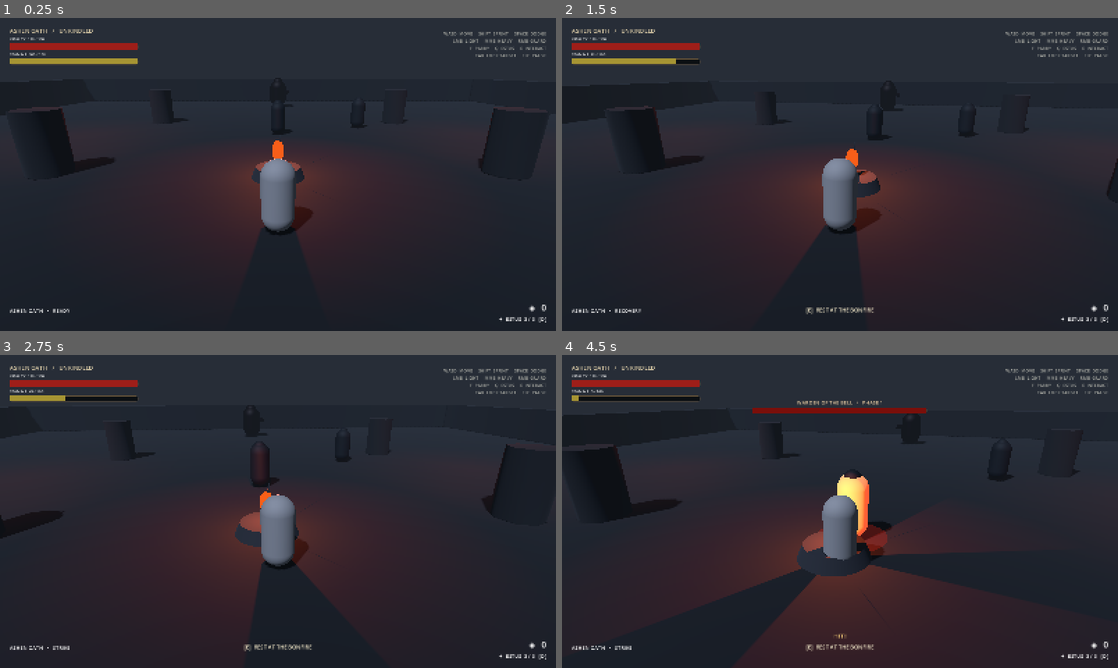
Above: before the commit, frames 1-4 (two rows, left to right).
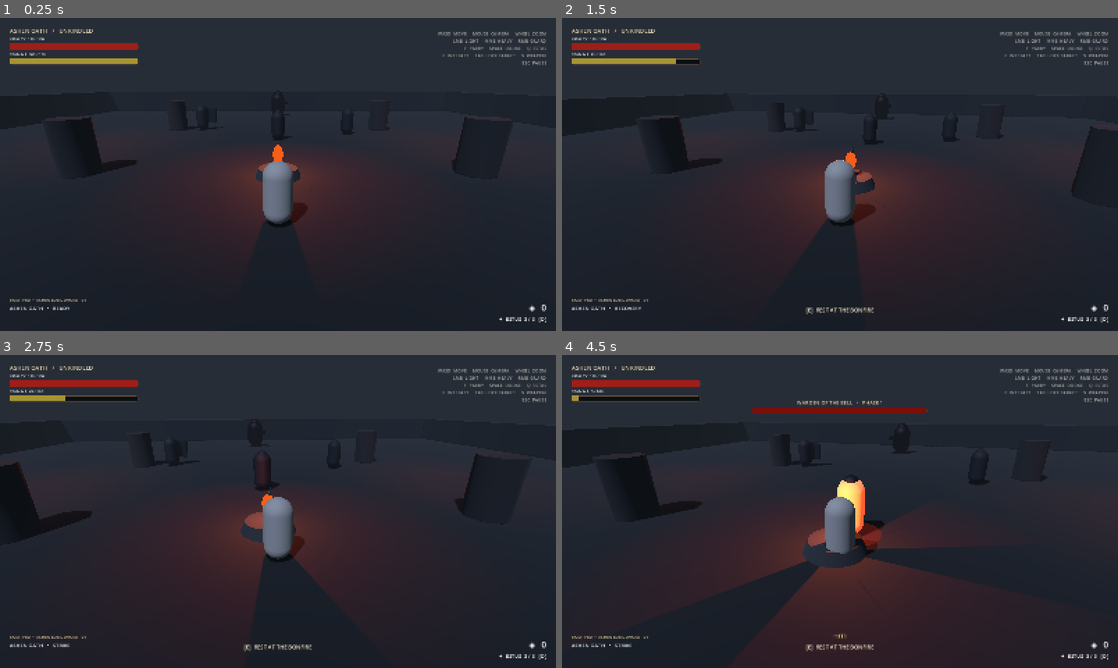
Above: after the commit, the same moments.

Repository: BigFluffyCatOnWatermelon/autism-gaming
Game: Godot game, scene res://scenes/locations/ashen_outskirts.tscn
The game is run twice, just before and just after one commit, with the same random seed, the same clock (stepped at 60 frames per second) and the same inputs.
Inputs (mouse positions are in pixels of both pictures, inside the frame that each line leads up to):
- Up to frame 1 (0.25 s): no input
- Up to frame 2 (1.5 s): tap Enter at 0.5 s; move the mouse to (867, 174) at 0.52 s; hold W (move_forward) from 0.53 s (still down); right-click (867, 174) at 0.6 s; click (867, 174) at 0.67 s; move the mouse to (812, 174) at 1.27 s; tap Space (dodge) at 1.35 s; click (812, 174) at 1.42 s
- Up to frame 3 (2.75 s): keep holding W (move_forward); move the mouse to (289, 505) at 2.02 s; tap Q (heal) at 2.1 s; click (289, 505) at 2.17 s
- Up to frame 4 (4.5 s): keep holding W (move_forward); move the mouse to (834, 517) at 2.77 s; tap Middle mouse button (heavy_attack) at 2.85 s; click (834, 517) at 2.92 s; move the mouse to (878, 514) at 3.52 s; tap E (interact) at 3.6 s; click (878, 514) at 3.67 s; move the mouse to (795, 508) at 4.27 s; click (795, 508) at 4.35 s

The runs differ from the first frame. In frame 1, 3.0% of the frame differs, in the area x 1-99%, y 4-95%; in frame 2, 3.2%; in frame 3, 3.5%; in frame 4, 5.0%, in the area x 0-99%, y 4-95%.

Commit message:
feat(soulslike): equip weapons and add shield guard encounter

Diff:
--- a/soulslike/scenes/locations/ashen_outskirts.tscn
+++ b/soulslike/scenes/locations/ashen_outskirts.tscn
@@ -1,10 +1,11 @@
-[gd_scene load_steps=11 format=3]
+[gd_scene load_steps=12 format=3]
 [ext_resource type="PackedScene" path="res://scenes/player/player.tscn" id="1"]
 [ext_resource type="PackedScene" path="res://scenes/enemies/ashen_hollow.tscn" id="2"]
 [ext_resource type="PackedScene" path="res://scenes/ui/combat_hud.tscn" id="3"]
 [ext_resource type="Script" path="res://scripts/world/arena_controller.gd" id="4"]
 [ext_resource type="PackedScene" path="res://scenes/bonfires/bonfire.tscn" id="5"]
 [ext_resource type="PackedScene" path="res://scenes/bosses/warden_of_the_bell.tscn" id="6"]
+[ext_resource type="PackedScene" path="res://scenes/enemies/ashen_shield_guard.tscn" id="7"]
 
 [sub_resource type="Environment" id="Environment_world"]
 background_mode = 1
@@ -98,6 +99,9 @@
 souls_reward = 65
 enemy_title = "Gravebound Veteran"
 
+[node name="ShieldGuard" parent="." instance=ExtResource("7")]
+position = Vector3(-6, 0, -7)
+
 [node name="WardenOfTheBell" parent="." instance=ExtResource("6")]
 position = Vector3(0, 0, -17)
 [node name="TorchLightWest" type="OmniLight3D" parent="."]
--- a/soulslike/scenes/player/player.tscn
+++ b/soulslike/scenes/player/player.tscn
@@ -1,7 +1,9 @@
-[gd_scene load_steps=6 format=3]
+[gd_scene load_steps=8 format=3]
 
 [ext_resource type="Script" path="res://scripts/player/player_controller.gd" id="1"]
 [ext_resource type="Script" path="res://scripts/actors/health_component.gd" id="2"]
+[ext_resource type="Resource" path="res://data/weapons/ashen_longsword.tres" id="3"]
+[ext_resource type="Resource" path="res://data/weapons/grave_cleaver.tres" id="4"]
 
 [sub_resource type="CapsuleShape3D" id="CapsuleShape_player"]
 radius = 0.38
@@ -18,6 +20,7 @@
 collision_layer = 1
 collision_mask = 3
 script = ExtResource("1")
+weapon_loadout = Array[Resource]([ExtResource("3"), ExtResource("4")])
 
 [node name="CollisionShape3D" type="CollisionShape3D" parent="."]
 position = Vector3(0, 0.86, 0)
@@ -43,7 +46,7 @@
 position = Vector3(0, 0, 0)
 
 [node name="Camera3D" type="Camera3D" parent="CameraRig"]
-position = Vector3(0, 13, 10)
-rotation = Vector3(-0.86, 0, 0)
+position = Vector3(0, 2.09, 6.05)
+rotation = Vector3(-0.3316, 0, 0)
 current = true
-fov = 55.0
+fov = 62.0
--- a/soulslike/scenes/ui/combat_hud.tscn
+++ b/soulslike/scenes/ui/combat_hud.tscn
@@ -122,9 +122,13 @@
 anchors_preset = 12
 anchor_top = 1.0
 anchor_bottom = 1.0
-offset_top = -46.0
+offset_top = -74.0
 offset_right = 440.0
 offset_bottom = 0.0
+[node name="Weapon" type="Label" parent="Root/Margins/Content/BottomLeft"]
+theme_override_colors/font_color = Color(0.84, 0.76, 0.58, 0.92)
+theme_override_font_sizes/font_size = 12
+text = "EQUIPPED  •  ASHEN LONGSWORD  [V]"
 [node name="State" type="Label" parent="Root/Margins/Content/BottomLeft"]
 theme_override_font_sizes/font_size = 15
 text = "ASHEN OATH   •   READY"
@@ -163,7 +167,7 @@
 offset_bottom = 116.0
 theme_override_colors/font_color = Color(0.76, 0.76, 0.72, 0.82)
 theme_override_font_sizes/font_size = 13
-text = "WASD  MOVE     SHIFT  SPRINT     SPACE  DODGE\nLMB  LIGHT     MMB  HEAVY     RMB  GUARD\nF  PARRY     Q  ESTUS     E  INTERACT\nTAB  LOCK TARGET     ESC  PAUSE"
+text = "WASD  MOVE     MOUSE  CAMERA     WHEEL  ZOOM\nLMB  LIGHT     MMB  HEAVY     RMB  GUARD\nF  PARRY     SPACE  DODGE     Q  ESTUS\nE  INTERACT     TAB  LOCK TARGET     V  WEAPON\nESC  PAUSE"
 horizontal_alignment = 2
 vertical_alignment = 0
 autowrap_mode = 2
